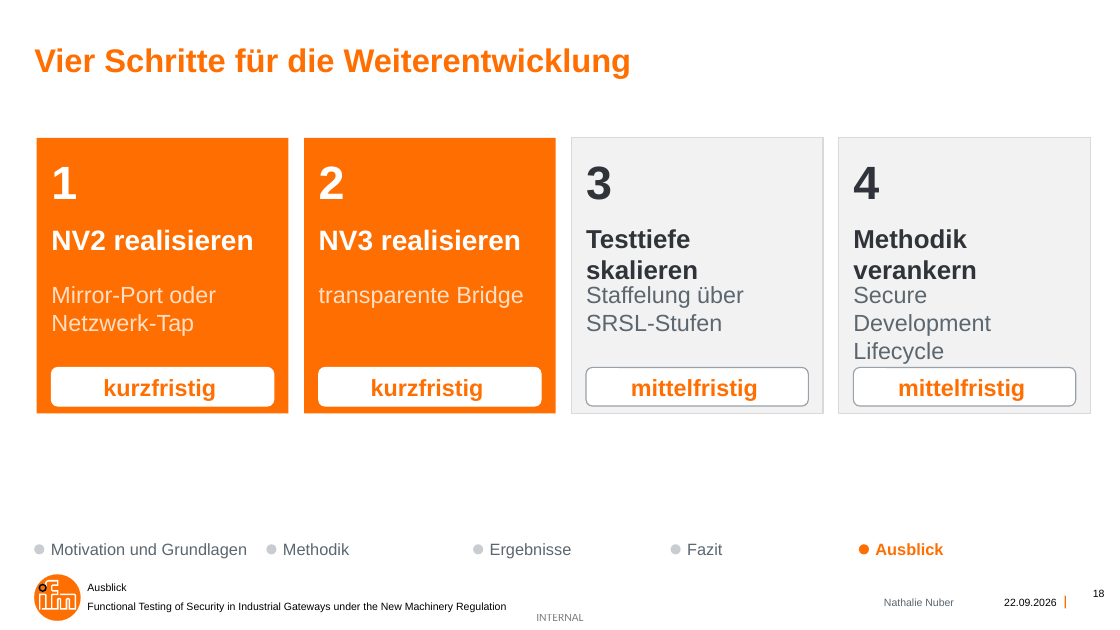
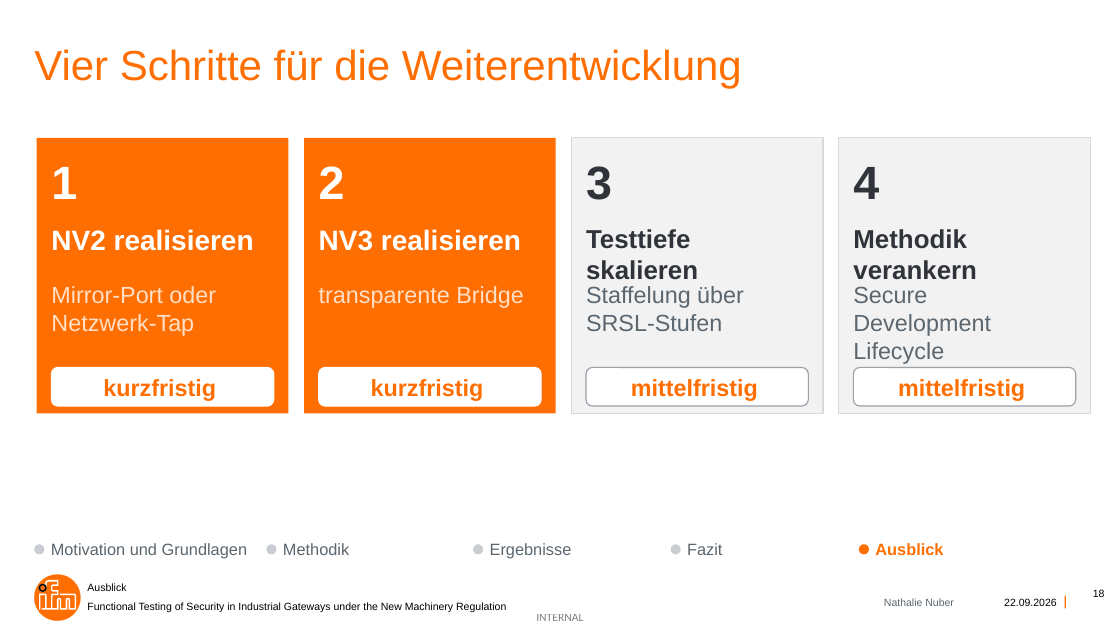
Before and after one commit to nathalienr/Bachelorarbeit, a slide deck: slide 18 of Functional Testing of Security in Industrial Gateways under the New Machinery Regulation.pptx. Drawn at 1120x630 pixels with LibreOffice and Linux fonts; fonts in the diff are those of the drawing; background and template pictures are left out. Boxes give left, top, right and bottom in pixels: in the first picture for what was removed or moved away, otherwise in the second. Text is boxed around its words. In the diff, an @@ line names an element or a change of style, - is before the commit and + after.

```diff
--- a/Functional Testing of Security in Industrial Gateways under the New Machinery Regulation.pptx
+++ b/Functional Testing of Security in Industrial Gateways under the New Machinery Regulation.pptx
@@ title "Vier Schritte für die Weiterentwicklung" at [34, 49, 742, 88]: size 28 to 36 pt, bold off @@
```
Also in this commit, not shown: 11 other slides changed, 14 other files.
